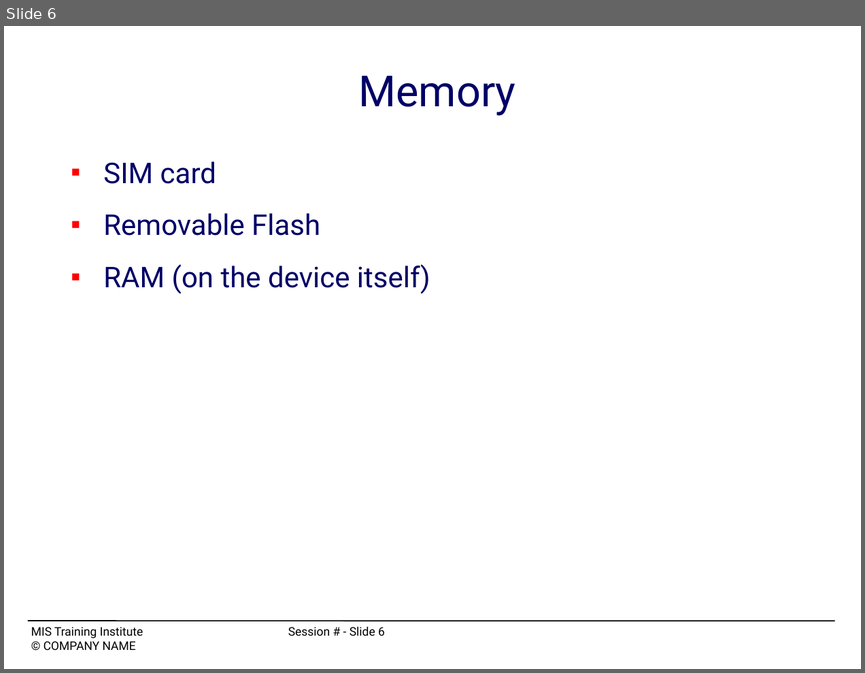
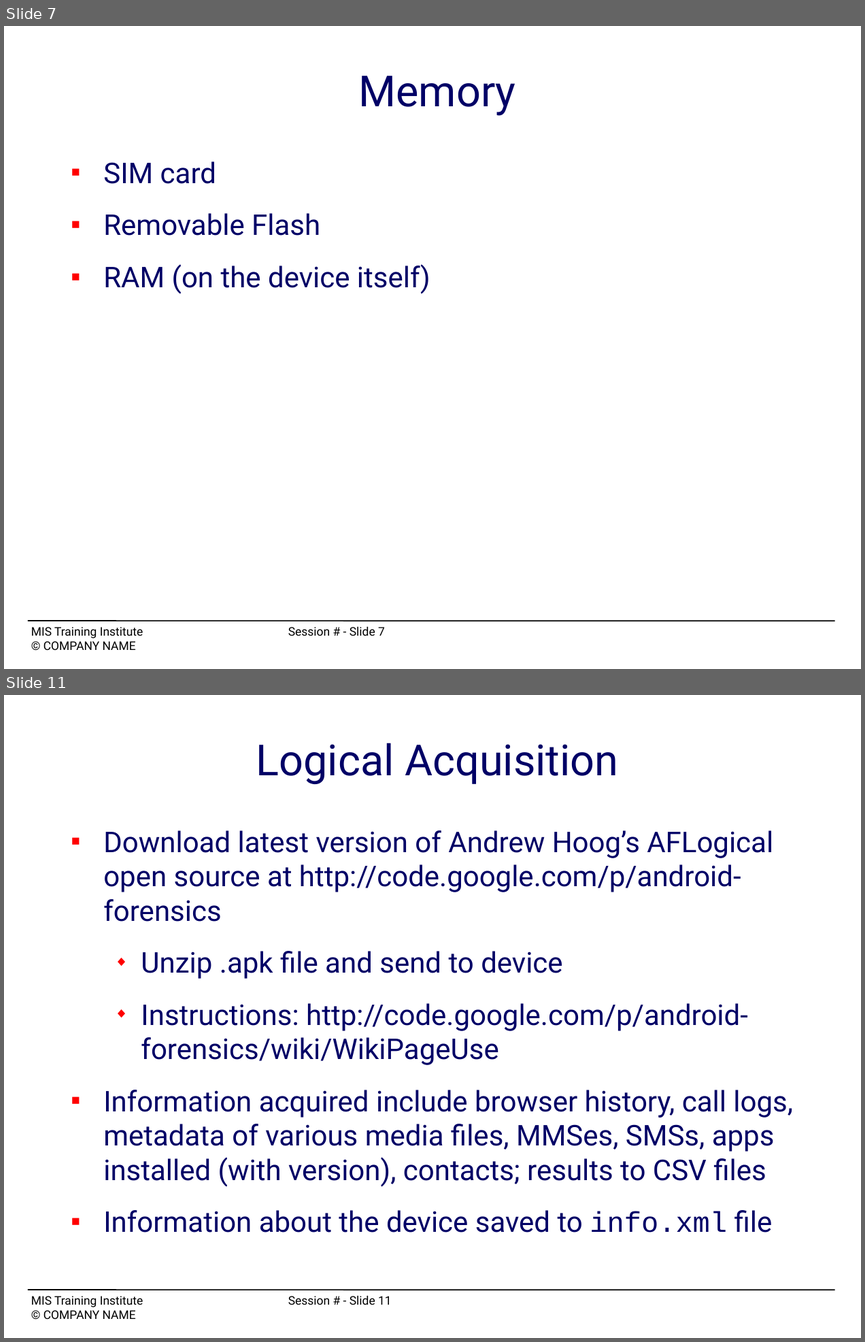
Before and after one commit to mchow01/Security, a slide deck: forensics/android/OS12_C4-mchow.ppt. Shown one above the other, each under a label of ours: slide 6 before the commit, slides 7 and 11 after it; the slides between them are not shown. The pictures are 865x673 and 865x1342 pixels, drawn with LibreOffice and Linux fonts; fonts in the diff are those of the drawing. Boxes give left, top, right and bottom in pixels: in the first picture for what was removed or moved away, otherwise in the second. Text is boxed around its words. In the diff, an @@ line names an element or a change of style, - is before the commit and + after.

```diff
--- a/forensics/android/OS12_C4-mchow.ppt
+++ b/forensics/android/OS12_C4-mchow.ppt
@@ slide 11 added at bbox=[4, 695, 861, 1338], background #FFFFFF; not listed: 2 template elements that a slide beside it also shows @@
@@ title added at bbox=[256, 743, 618, 784], 36 pt, text #000066 @@
+Logical Acquisition
@@ text added at bbox=[103, 830, 793, 1232], 24 pt, text #000066 @@
+■ Download latest version of Andrew Hoog’s AFLogical open source at http://code.google.com/p/android-forensics
+  ◆ Unzip .apk file and send to device
+  ◆ Instructions: http://code.google.com/p/android-forensics/wiki/WikiPageUse
+■ Information acquired include browser history, call logs, metadata of various media files, MMSes, SMSs, apps installed (with version), contacts; results to CSV files
+■ Information about the device saved to info.xml file
@@ what was slide 6 is now slide 7 @@
@@ text at bbox=[31, 626, 385, 638]: text changed @@
-MIS Training Institute Session # - Slide 6
+MIS Training Institute Session # - Slide 7
```
Also in this commit, not shown: 4 slides changed, 7 other slides added, 7 slides removed, 1 other file.
